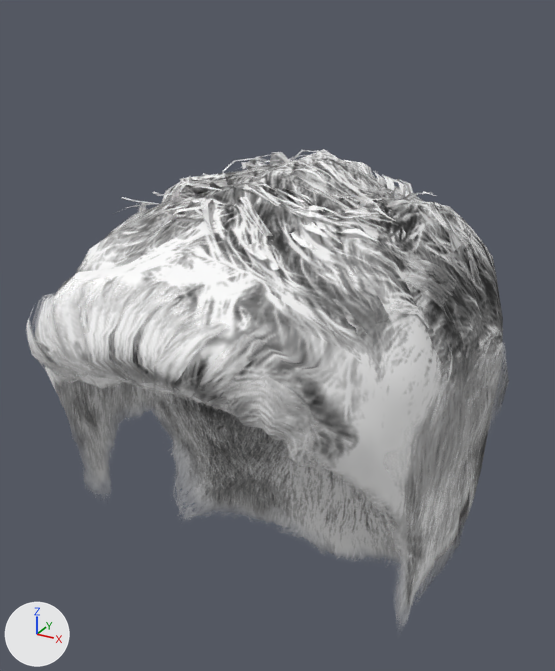
What one commit did to the glTF model public/models/makehuman/hair/fem/corto.gltf.
Both versions are drawn from a 50 mm lens placed at (0.12, -0.262, 1.652), pointed at (-0.006, -0.032, 1.537). The lights are fixed; the arrows at lower left show +X, +Y and +Z. The picture after the commit comes second. Vertices at exactly the same position are counted once.

The first picture shows 'fem_hair_corto'.
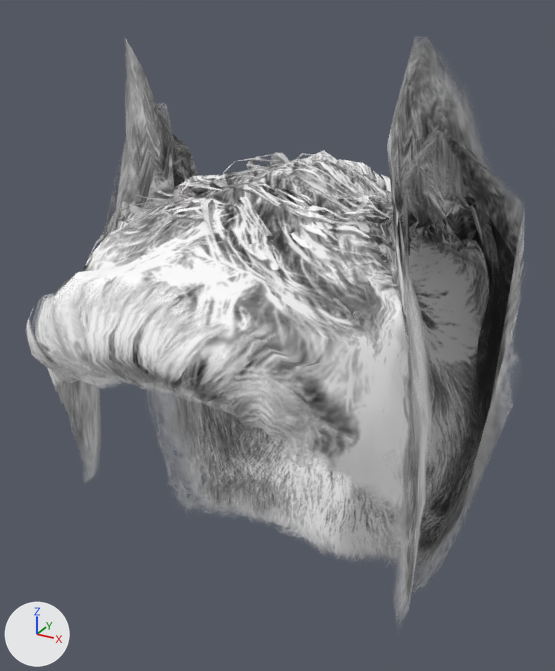
The newer file adds a shape key; the second version is drawn at full value of the shape key 'a_orejasPerro' of 'fem_hair_corto', and the change is written as the vertex moves it makes.

Where the change shows, as pixel boxes (x1, y1, x2, y2) in the pictures (555 x 671 px; the box of a moved part takes in the faces that stretch with it):
'fem_hair_corto', reshaped (22% taller)
    before: (26, 149, 509, 616)
    after: (26, 38, 525, 609)
part 1 of me_short01_008, moved or reshaped (not visible afterwards)
    before: (241, 159, 292, 169)
part 2 of me_short01_008, moved or reshaped
    before: (292, 150, 319, 161)
    after: (296, 153, 314, 160)
part 3 of me_short01_008, moved or reshaped
    before: (122, 197, 159, 205)
    after: (135, 195, 168, 201)
part 4 of me_short01_008, moved or reshaped
    before: (113, 202, 172, 214)
    after: (119, 202, 168, 212)
part 5 of me_short01_008, moved or reshaped
    before: (341, 229, 377, 241)
    after: (329, 225, 371, 238)
part 6 of me_short01_008, moved or reshaped
    before: (330, 159, 378, 172)
    after: (328, 161, 364, 174)
part 7 of me_short01_008, moved or reshaped
    before: (34, 149, 509, 616)
    after: (32, 38, 525, 609)

The change in detail:
me_short01_008 is used by ob_fem_hair_corto; location (0.0, 0.0, 0.0).
me_short01_008 had 2984 vertices, 3678 faces and spanned x -0.074..0.074, y -0.124..0.055, z 1.404..1.606.
me_short01_008 now has 2984 vertices, 3678 faces and spans x -0.081..0.083, y -0.124..0.055, z 1.404..1.643.
me_short01_008 part 1: the loose piece of 8 vertices spanning x -0.033..-0.006, y -0.013..-0.01, z 1.593..1.598 is scaled about its middle by (0.903, 1.12, 0.847), then moved by (0.001, -0.001, -0.001).
me_short01_008 part 2: the loose piece of 8 vertices spanning x -0.016..0.003, y -0.009..-0.003, z 1.594..1.601 is moved by (0.0, 0.0, -0.001).
me_short01_008 part 3: the loose piece of 8 vertices spanning x -0.053..-0.04, y -0.059..-0.05, z 1.587..1.589 is moved by (0.004, 0.001, 0.002).
me_short01_008 part 4: the loose piece of 10 vertices spanning x -0.048..-0.026, y -0.07..-0.064, z 1.587..1.592 is moved by (0.001, 0.0, 0.001).
me_short01_008 part 5: the loose piece of 10 vertices spanning x 0.027..0.043, y -0.067..-0.062, z 1.589..1.592 is moved by (-0.001, 0.0, 0.0).
me_short01_008 part 6: the loose piece of 8 vertices spanning x 0.0..0.024, y -0.018..-0.011, z 1.598..1.601 is moved by (-0.001, 0.0, -0.001).
me_short01_008 part 7: 1217 of 2984 vertices moved; they spanned x -0.074..0.074, y -0.111..0.039, z 1.432..1.6 and now span x -0.081..0.083, y -0.11..0.038, z 1.432..1.643; mean shift (0.0, -0.001, 0.016); largest move (-0.071, -0.048, 1.486) -> (-0.048, -0.058, 1.643).
Other edits to the shape of me_short01_008 do not show in these pictures.
